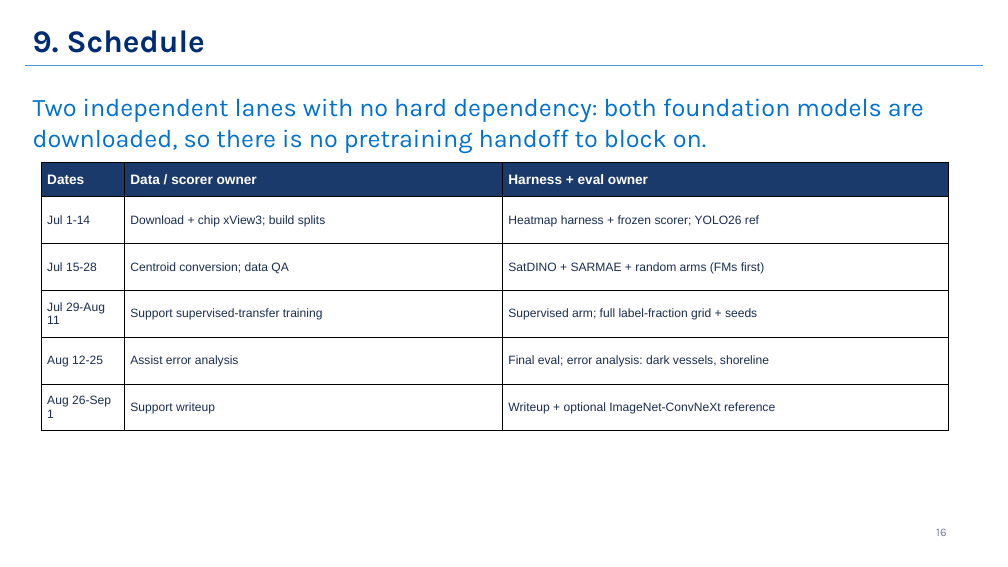
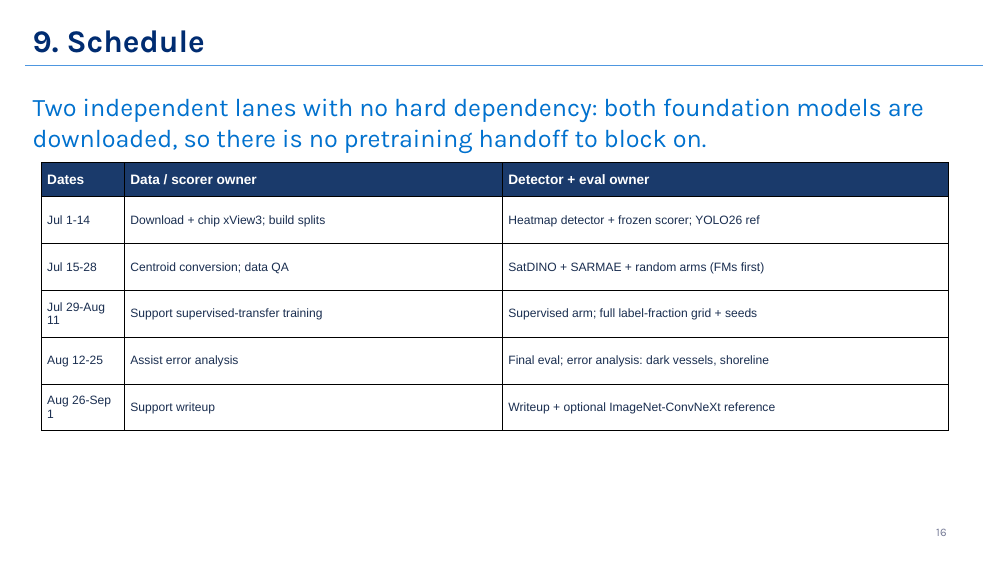
Before and after one commit to jroth1414/SAR-VesselBench, a slide deck: slide 16 of xview3_jhu_pitch_v12.pptx. Drawn at 1008x567 pixels with LibreOffice and Linux fonts; fonts in the diff are those of the drawing; background and template pictures are left out. Boxes give left, top, right and bottom in pixels: in the first picture for what was removed or moved away, otherwise in the second. Text is boxed around its words. In the diff, an @@ line names an element or a change of style, - is before the commit and + after.

Commit message:
docs: rename "harness" -> "detector" / "detection pipeline" (professor feedback)
Per feedback that "harness" misleadingly connotes tool-calling/infrastructure,
rename the shared fixed apparatus across the proposal (+recompiled PDF), the pitch
deck, DEVPLAN, AGENTS, and README. Uses "detector" (and "detection pipeline" for
the training-loop / slide-title sense) rather than the literal suggestion
"architecture", which would collide with the study's "architecture-matched tracks
/ architecture families (ViT vs CNN)" axis. Identifiers renamed consistently:
configs/harness.yaml -> configs/detector.yaml, sprint-3-harness -> sprint-3-detector,
test_harness_immutable -> test_detector_immutable. The detection head stays "head".

Deck edited via XML substitution on the 6 affected slides only (2,4,6,10,11,13);
verified byte-identical to the original in all other parts (98 parts, 8 images
intact) and schema-validated. Also gitignore Office ~$ lock files.

```diff
--- a/xview3_jhu_pitch_v12.pptx
+++ b/xview3_jhu_pitch_v12.pptx
@@ table at (42,163,949,431) @@
-row 1, column 3: Harness + eval owner
+row 1, column 3: Detector + eval owner
-row 2, column 3: Heatmap harness + frozen scorer; YOLO26 ref
+row 2, column 3: Heatmap detector + frozen scorer; YOLO26 ref
```
Also in this commit, not shown: 5 other slides changed, 6 other files.
